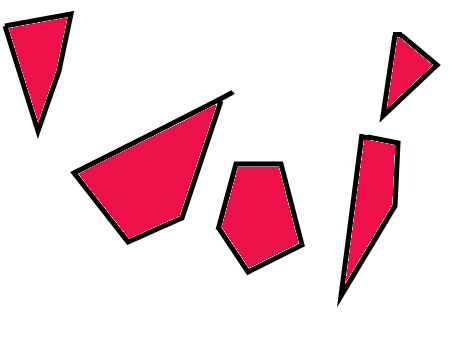
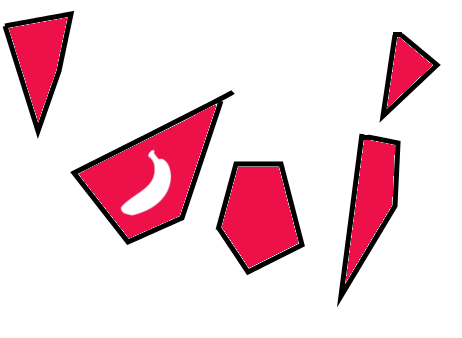
Two versions of the same layered image (462×338). Layer-by-layer changes:
added layer "Clipboard" above "Pasted Layer" over [120, 149, 172, 216]
